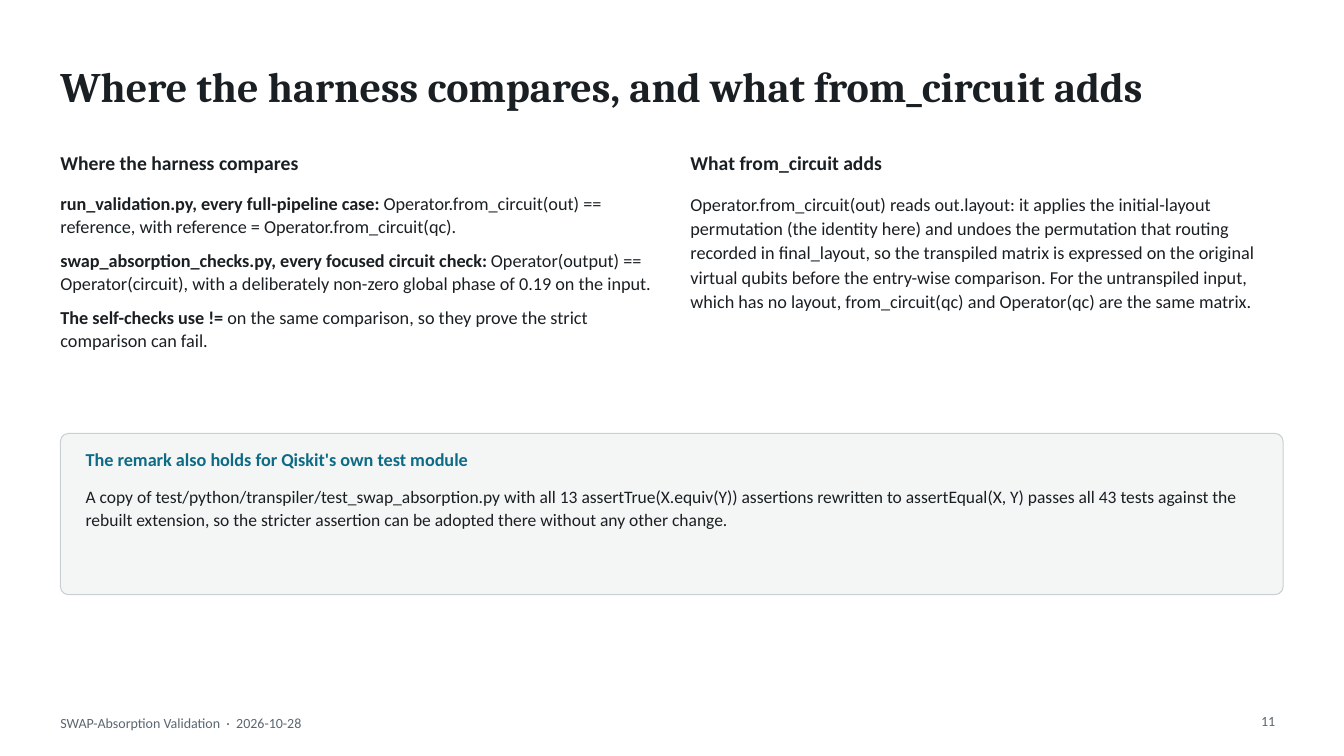
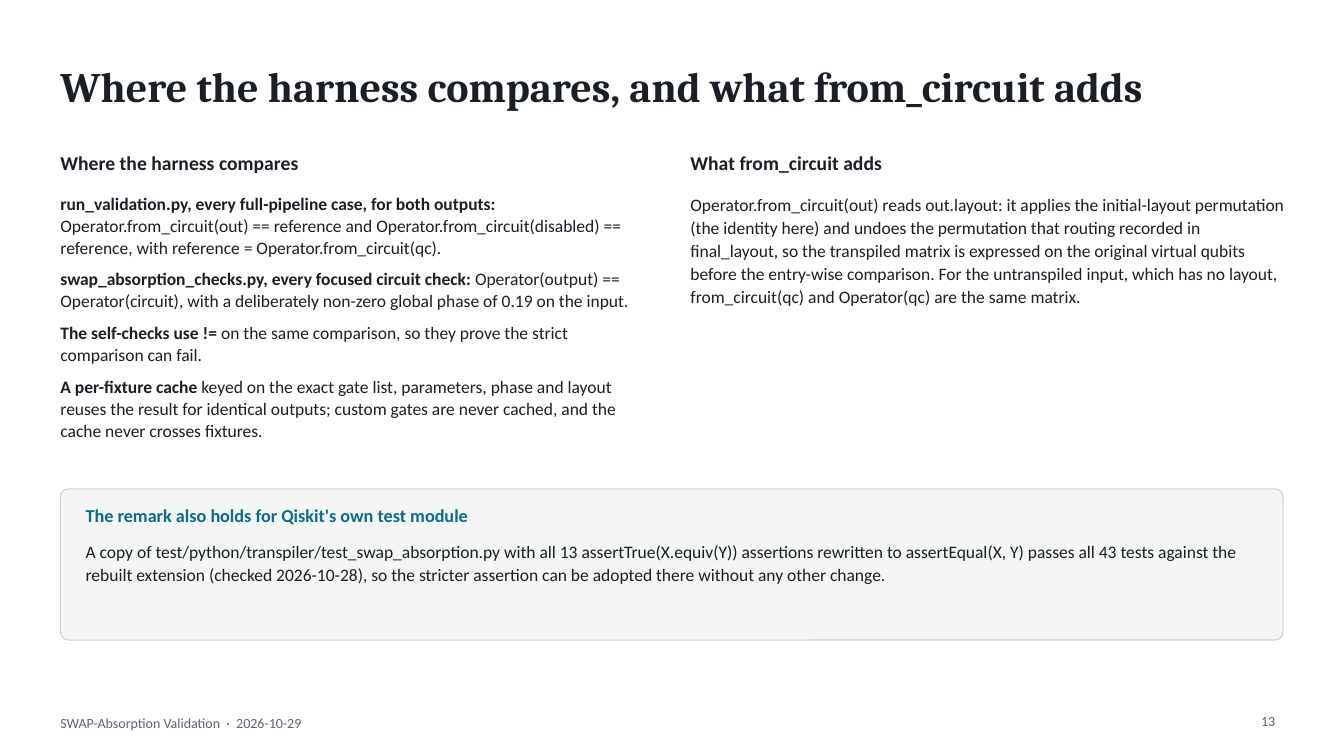
Before and after one commit to AI-native-Systems-Research/qiskit-swap-asbsorption-validation, a slide deck: slide 13 of swap_absorption_validation.pptx (slide 11 before the commit). Drawn at 1344x756 pixels with LibreOffice and Linux fonts; fonts in the diff are those of the drawing. Boxes give left, top, right and bottom in pixels: in the first picture for what was removed or moved away, otherwise in the second. Text is boxed around its words. In the diff, an @@ line names an element or a change of style, - is before the commit and + after.

```diff
--- a/swap_absorption_validation.pptx
+++ b/swap_absorption_validation.pptx
@@ text at bbox=[60, 197, 599, 257]: text changed; size 13 to 12.5 pt @@
-• run_validation.py, every full-pipeline case: Operator.from_circuit(out) == reference, with reference = Operator.from_circuit(qc).
+• run_validation.py, every full-pipeline case, for both outputs: Operator.from_circuit(out) == reference and Operator.from_circuit(disabled) == reference, with reference = Operator.from_circuit(qc).
@@ text "Operator.from_circuit(out) reads out.layout: it applies ..." at bbox=[690, 198, 1284, 306]: size 13 to 12.5 pt @@
@@ text at bbox=[60, 272, 629, 364]: size 13 to 12.5 pt in "swap_absorption_checks.py, every focused circuit check: Oper ...", "The self-checks use != on the same ..."; less space between paragraphs @@
@@ text at bbox=[60, 380, 616, 437]: paragraph added @@
+• A per-fixture cache keyed on the exact gate list, parameters, phase and layout reuses the result for identical outputs; custom gates are never cached, and the cache never crosses fixtures.
@@ rounded rectangle: place and size @@
-rounded rectangle at bbox=[60, 434, 1284, 595]
+rounded rectangle at bbox=[60, 489, 1284, 640]
@@ rounded rectangle at bbox=[60, 489, 1284, 640]: proportions changed @@
@@ text "The remark also holds for ...": place and size @@
-text "The remark also holds for ..." at bbox=[86, 453, 468, 469]
+text "The remark also holds for ..." at bbox=[86, 509, 468, 525]
@@ text at bbox=[86, 545, 1236, 584]: text changed @@
-A copy of test/python/transpiler/test_swap_absorption.py with all 13 assertTrue(X.equiv(Y)) assertions rewritten to assertEqual(X, Y) passes all 43 tests against the rebuilt extension, so the stricter assertion can be adopted there without any other change.
+A copy of test/python/transpiler/test_swap_absorption.py with all 13 assertTrue(X.equiv(Y)) assertions rewritten to assertEqual(X, Y) passes all 43 tests against the rebuilt extension (checked 2026-10-28), so the stricter assertion can be adopted there without any other change.
@@ text at bbox=[60, 718, 301, 730]: text changed @@
-SWAP-Absorption Validation · 2026-10-28
+SWAP-Absorption Validation · 2026-10-29
@@ page number at bbox=[1261, 717, 1275, 726]: text changed @@
-11
+13
```
Also in this commit, not shown: 16 other slides changed, 3 slides added, 1 slide removed, 5 other files.
